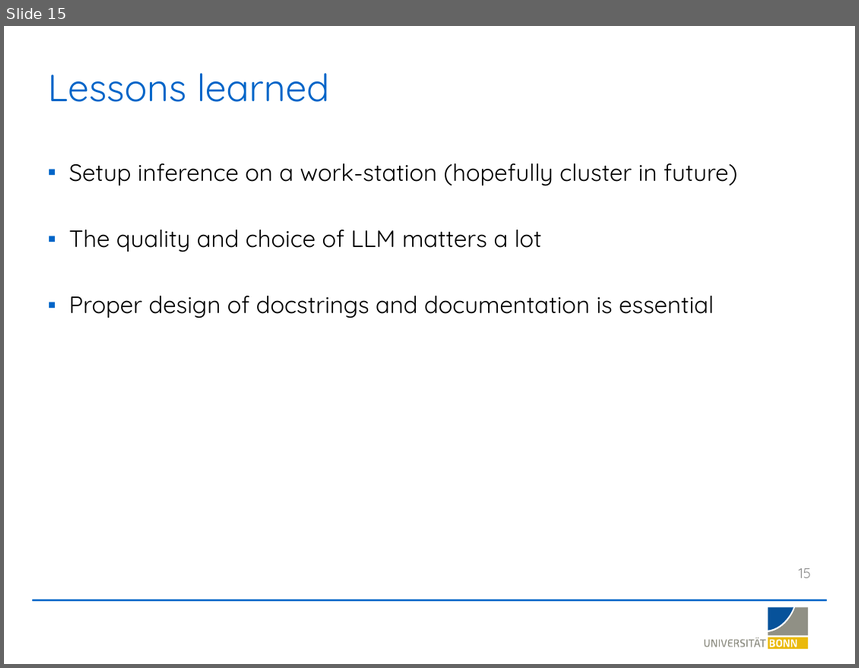
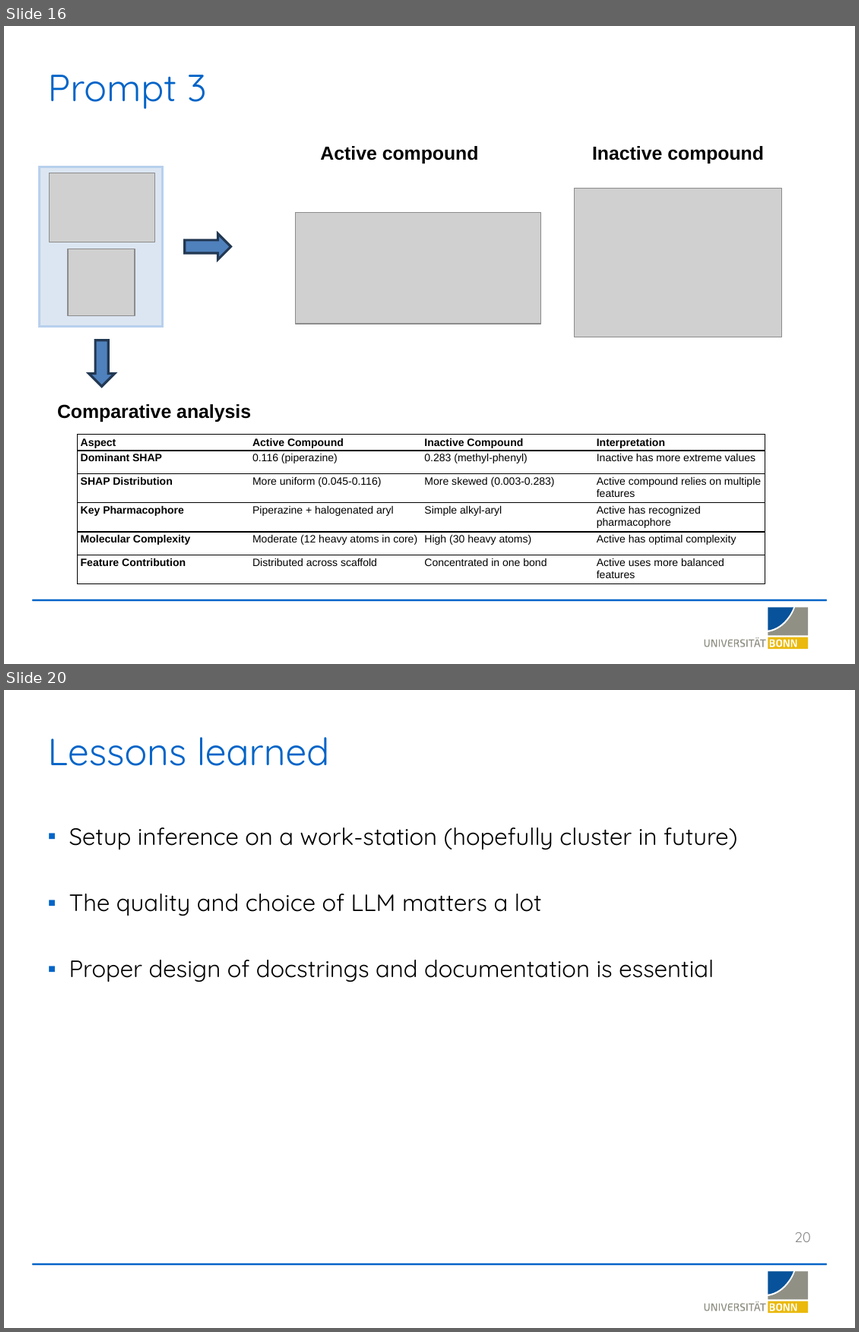
Before and after one commit to LSI-Uni-Bonn/ChemicHAL, a slide deck: slides/AI_Agent_Explainability.pptx. Shown one above the other, each under a label of ours: slide 15 before the commit, slides 16 and 20 after it; the slides between them are not shown. The pictures are 859x668 and 859x1332 pixels, drawn with LibreOffice and Linux fonts; fonts in the diff are those of the drawing; grey boxes stand for pictures; background and template pictures are left out. Boxes give left, top, right and bottom in pixels: in the first picture for what was removed or moved away, otherwise in the second. Text is boxed around its words. In the diff, an @@ line names an element or a change of style, - is before the commit and + after.

```diff
--- a/slides/AI_Agent_Explainability.pptx
+++ b/slides/AI_Agent_Explainability.pptx
@@ slide 16 added at (x1=4, y1=26, x2=855, y2=664), background #FFFFFF; not listed: 20 template elements that a slide beside it also shows @@
@@ title added at (x1=48, y1=75, x2=207, y2=109), 32 pt, text #0064C8 @@
+Prompt 3
@@ picture added at (x1=574, y1=188, x2=782, y2=337) @@
@@ picture added at (x1=296, y1=212, x2=541, y2=324) @@
@@ group added at (x1=40, y1=146, x2=764, y2=386): 2 pictures, 2 right arrows, 2 texts, 1 rectangle @@
+Active compound
+Inactive compound
@@ text added at (x1=57, y1=404, x2=251, y2=422), 16 pt, text #000000, bold @@
+Comparative analysis
@@ table added at (x1=77, y1=435, x2=765, y2=585), 6 rows, 4 columns @@
+Aspect | Active Compound | Inactive Compound | Interpretation
+Dominant SHAP | 0.116 (piperazine) | 0.283 (methyl-phenyl) | Inactive has more extreme values
+SHAP Distribution | More uniform (0.045-0.116) | More skewed (0.003-0.283) | Active compound relies on multiple features
+Key Pharmacophore | Piperazine + halogenated aryl | Simple alkyl-aryl | Active has recognized pharmacophore
+Molecular Complexity | Moderate (12 heavy atoms in core) | High (30 heavy atoms) | Active has optimal complexity
+Feature Contribution | Distributed across scaffold | Concentrated in one bond | Active uses more balanced features
@@ what was slide 15 is now slide 20 @@
@@ page number at (x1=794, y1=1233, x2=811, y2=1243): text changed @@
-15
+20
```
Also in this commit, not shown: 3 slides changed, 5 other slides added.
